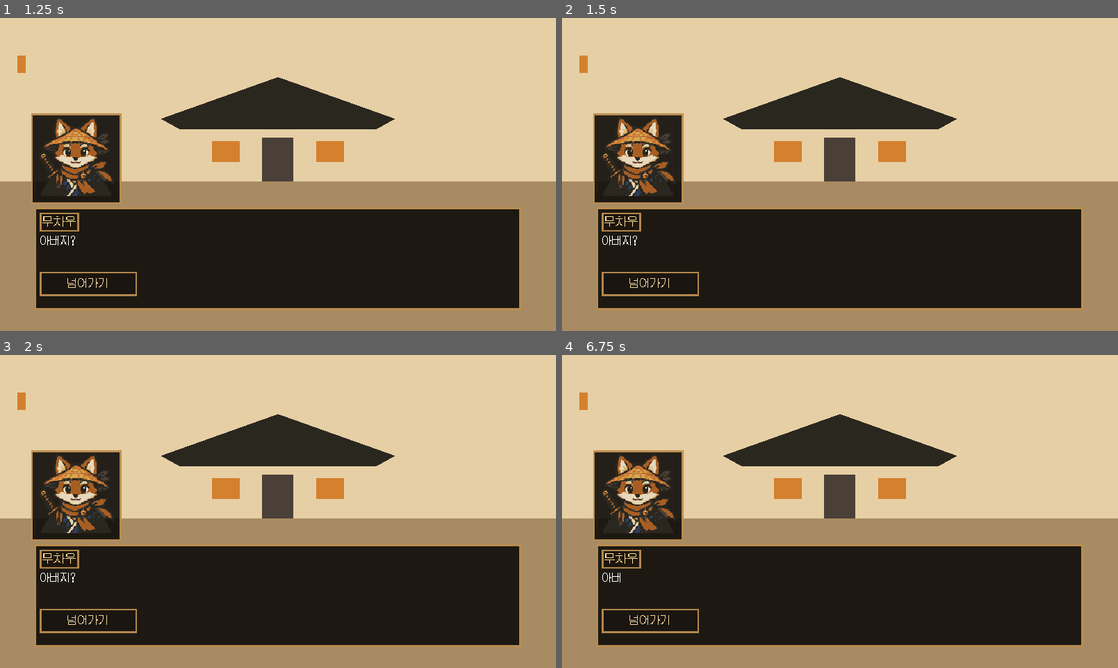
Above: before the commit, frames 1-4 (two rows, left to right).
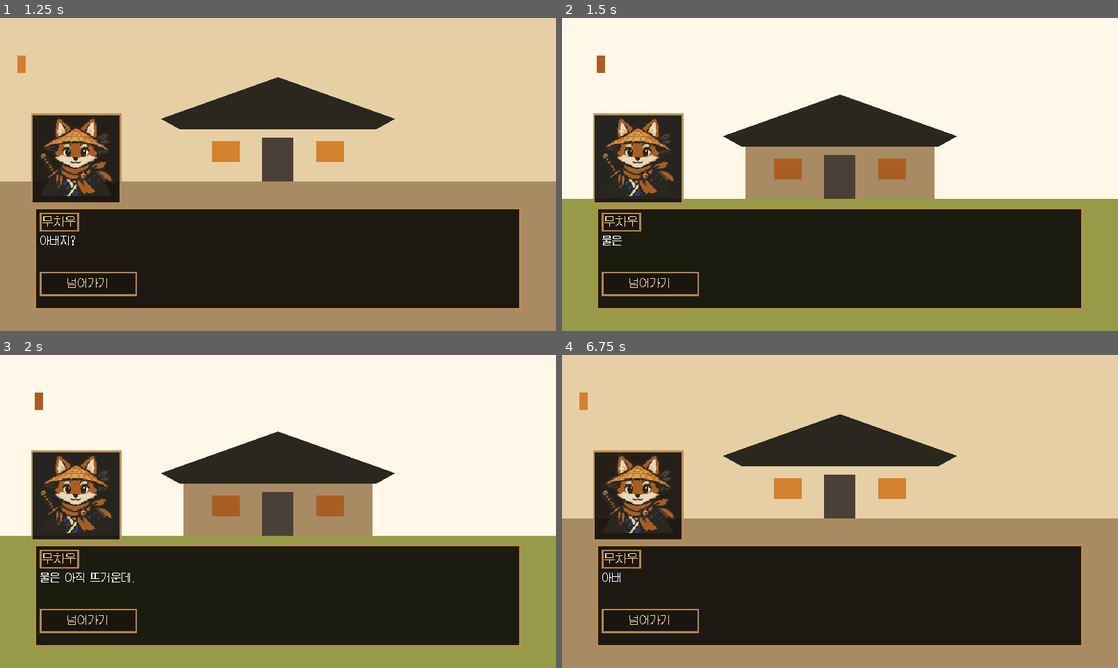
Above: after the commit, the same moments.

Repository: FLYLIKEB/samurai-tea-fox
Game: Godot game, scene res://scenes/ui/start_screen.tscn
The game is run twice, just before and just after one commit, with the same random seed, the same clock (stepped at 60 frames per second) and the same inputs.
Inputs (mouse positions are in pixels of both pictures, inside the frame that each line leads up to):
- Up to frame 1 (1.25 s): click "처음부터 시작하기" at 0.5 s
- Up to frame 2 (1.5 s): click "넘어가기" at 1.25 s
- Up to frame 3 (2 s): no input
- Up to frame 4 (6.75 s): tap Enter (ui_accept) at 2, 2.27, 2.75, 3.5, 4.25, 5, 5.27, 5.75 s; move the mouse to (962, 495) at 2.02 s; hold D (move_right) 2.03-2.75 s; tap P (sleep) at 2.1, 3.8, 5.3 s; click (962, 495) at 2.17 s; drag from (728, 527) to (840, 511) at 2.77 s; move the mouse to (895, 442) at 3.52 s; hold D (move_right) 3.53-4.25 s; tap U (cast_ability) at 3.6 s; click (895, 442) at 3.67 s; drag from (812, 574) to (673, 464) at 4.27 s; move the mouse to (1006, 558) at 5.02 s; hold A (move_left) 5.03-5.75 s; tap L (drink_tea) at 5.1 s; click (1006, 558) at 5.17 s; drag from (673, 464) to (840, 511) at 5.77 s; move the mouse to (867, 511) at 6.52 s; hold S (move_down) from 6.53 s (still down); tap F (open_facilities) at 6.6 s; click (867, 511) at 6.67 s

Frame 1 is identical in both runs. In frame 2, 63% of the frame differs, in the area x 0-100%, y 0-100%; in frame 3, 63%; in frame 4, nothing differs.

Commit message:
fix: stop sleep transition overlay from blocking all mouse input
Root cause: ColorRect and Label default to mouse_filter = STOP, which
blocks clicks even while fully transparent (modulate.a = 0.0). Since
SleepTransitionPresenter is a CanvasLayer added as a permanent child of
Main (not just during sleep), and it happened to be added to the scene
tree after GameHud with the same default layer (1), its invisible
full-screen ColorRect sat on top of GameHud and swallowed every click
across the whole game -- including the prologue's '넘어가기' button.

Verified via scene tree dump during a live run: sibling order was
GameHud (idx 13) then the unnamed SleepTransitionPresenter CanvasLayer
(idx 14), both layer=1, confirming the overlay rendered/received input
above the HUD.

Fix: set mouse_filter = IGNORE on both the fade rect and the label,
since this presenter is purely a visual effect and never needs to
receive input itself. Confirmed via headless script that both children
now report mouse_filter = IGNORE.

Diff:
--- a/src/ui/sleep_transition_presenter.gd
+++ b/src/ui/sleep_transition_presenter.gd
@@ -18,6 +18,7 @@
 	_fade_rect.color = Color.BLACK
 	_fade_rect.modulate.a = 0.0
 	_fade_rect.set_anchors_preset(Control.PRESET_FULL_RECT)
+	_fade_rect.mouse_filter = Control.MOUSE_FILTER_IGNORE
 	add_child(_fade_rect)
 
 func _setup_sleep_label() -> void:
@@ -26,6 +27,7 @@
 	_sleep_label.add_theme_font_size_override("font_size", 32)
 	_sleep_label.set_anchors_preset(Control.PRESET_CENTER)
 	_sleep_label.modulate.a = 0.0
+	_sleep_label.mouse_filter = Control.MOUSE_FILTER_IGNORE
 	add_child(_sleep_label)
 
 func play_sleep_transition() -> void:
